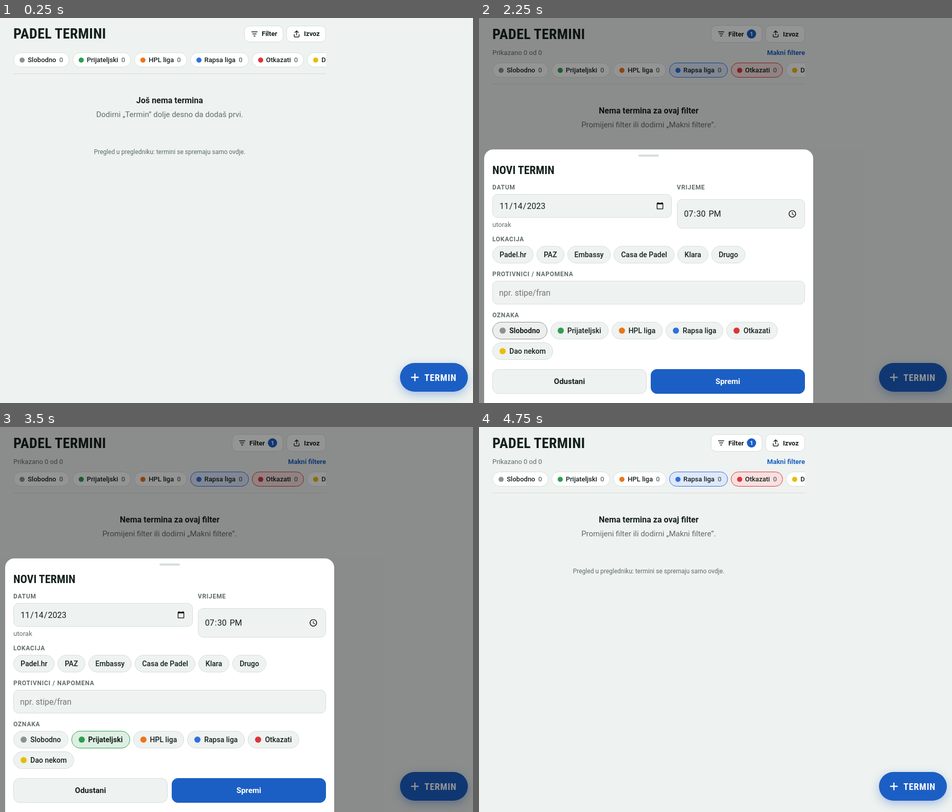
Above: before the commit, frames 1-4 (two rows, left to right).
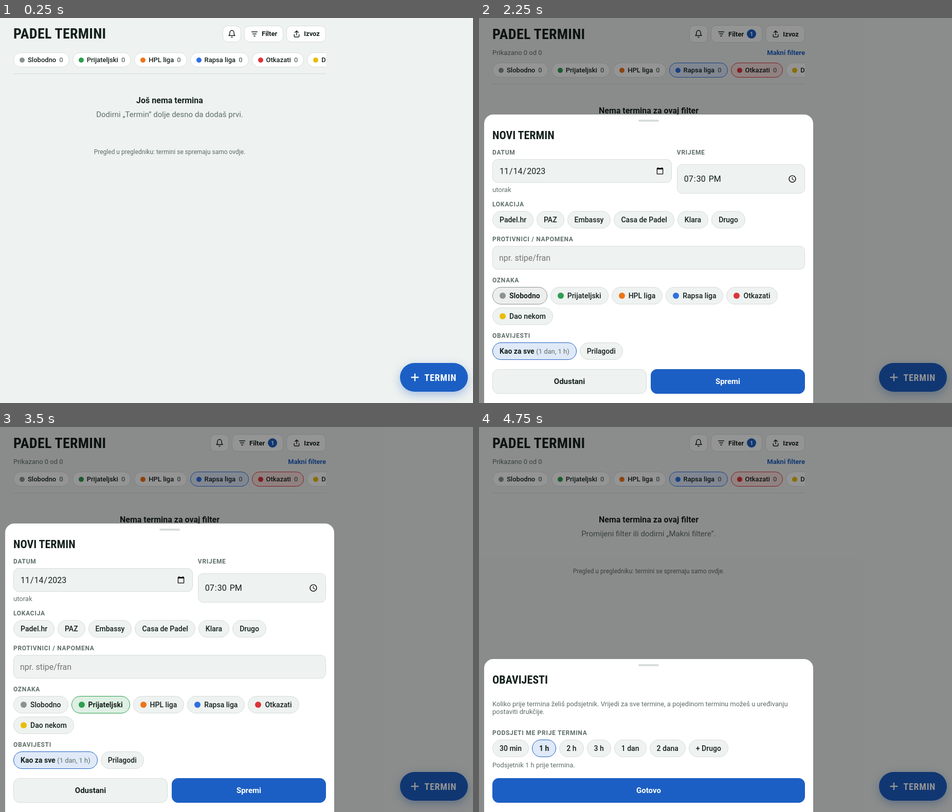
Above: after the commit, the same moments.

Repository: Njamic-27/PadelPlay
Game: browser game, page app/src/main/assets/index.html
Same seed, same stepped clock (60 frames per second), same inputs: the game is played once before the commit and once after it.
Inputs (mouse positions are in pixels of both pictures, inside the frame that each line leads up to):
- Up to frame 1 (0.25 s): no input
- Up to frame 2 (2.25 s): click "Rapsa liga 0" at 1.27 s; click "Otkazati 0" at 1.87 s; click "TERMIN" at 2.02 s
- Up to frame 3 (3.5 s): click "Rapsa liga" at 2.47 s; tap Enter at 2.52 s; click "Prijateljski" at 3.07 s
- Up to frame 4 (4.75 s): tap Escape at 3.52 s; click (696, 442) at 3.67 s, where only the run after the commit has a clickable "Obavijesti"; click (649, 750) at 4.27 s; click (630, 746) at 4.52 s, where only the run after the commit has a clickable "1 dan"

The runs differ from the first frame. In frame 1, less than 0.1% of the frame differs, in the area x 48-50%, y 3-6%; in frame 2, 10%; in frame 3, 11%; in frame 4, 77%, in the area x 0-100%, y 0-100%.

Commit message:
Obavijesti: biranje vremena podsjetnika (zajednicko i po terminu), poruke po vrsti termina

Diff:
--- a/app/src/main/assets/index.html
+++ b/app/src/main/assets/index.html
@@ -105,6 +105,19 @@
 .btn.danger{color:var(--crvena);flex:0 0 auto}
 .btn.danger.armed{background:var(--crvena);border-color:var(--crvena);color:#fff;flex:1}
 .err{color:var(--crvena);font-size:13px}
+.tool.icon{padding:7px 9px}
+.opt.x::after{content:"×";margin-left:6px;color:var(--muted);font-weight:400}
+.opt .sub{color:var(--muted);font-weight:400;font-size:13px}
+.custom{display:flex;gap:8px;align-items:flex-end;flex-wrap:wrap;margin-top:8px}
+.custom label{display:grid;gap:4px;font-size:12px;font-weight:600;letter-spacing:.06em;text-transform:uppercase;color:var(--muted)}
+.custom input{width:84px;border:1px solid var(--line);background:var(--bg);border-radius:10px;padding:10px 12px;font-size:16px;min-height:46px}
+.custom .btn{flex:0 0 auto;min-height:46px}
+.hint{font-size:13px;color:var(--muted);margin:8px 0 0}
+.rem{display:inline-flex;align-items:center;gap:3px}
+.rem svg{width:12px;height:12px}
+.ovr{display:flex;gap:10px;align-items:center;justify-content:space-between;background:var(--bg);border-radius:10px;padding:10px 12px;font-size:13px}
+.ovr button{flex:none;border:1px solid var(--line);background:var(--surface);border-radius:8px;font-weight:600;padding:8px 12px}
+.ovr button.armed{background:var(--crvena);border-color:var(--crvena);color:#fff}
 @media (prefers-reduced-motion:no-preference){.sheet{animation:up .18s ease-out}@keyframes up{from{transform:translateY(30px);opacity:.6}}}
 </style>
 </head>
@@ -113,6 +126,7 @@
   <header>
     <div class="top"><h1>Padel termini</h1>
       <div class="tools">
+        <button type="button" class="tool icon" id="remBtn" aria-label="Obavijesti"><svg viewBox="0 0 24 24" fill="none" stroke="currentColor" stroke-width="2.2" stroke-linecap="round" stroke-linejoin="round"><path d="M6 8a6 6 0 0 1 12 0c0 7 3 9 3 9H3s3-2 3-9M10.3 21a1.94 1.94 0 0 0 3.4 0"/></svg></button>
         <button type="button" class="tool" id="filterBtn" aria-label="Filteri"><svg viewBox="0 0 24 24" fill="none" stroke="currentColor" stroke-width="2.2" stroke-linecap="round"><path d="M4 6h16M7 12h10M10 18h4"/></svg>Filter<span class="badge" id="filterBadge" hidden></span></button>
         <button type="button" class="tool" id="exportBtn"><svg viewBox="0 0 24 24" fill="none" stroke="currentColor" stroke-width="2.2" stroke-linecap="round" stroke-linejoin="round"><path d="M12 15V3M7 8l5-5 5 5M5 14v5a2 2 0 0 0 2 2h10a2 2 0 0 0 2-2v-5"/></svg>Izvoz</button>
       </div></div>
@@ -139,6 +153,12 @@
       <input type="text" id="fLocOther" placeholder="Upiši lokaciju" hidden></div>
     <div class="f"><label for="fWho">Protivnici / napomena</label><input type="text" id="fWho" placeholder="npr. stipe/fran" autocomplete="off"></div>
     <div class="f"><span class="lbl" id="tagLbl">Oznaka</span><div class="opts" role="radiogroup" aria-labelledby="tagLbl" id="fTags"></div></div>
+    <div class="f"><span class="lbl" id="remLbl">Obavijesti</span>
+      <div class="opts" role="radiogroup" aria-labelledby="remLbl" id="fRemMode">
+        <button type="button" class="opt" role="radio" data-v="all">Kao za sve <span class="sub" id="fRemAll"></span></button>
+        <button type="button" class="opt" role="radio" data-v="own">Prilagodi</button>
+      </div>
+      <div id="fRemPick" hidden></div></div>
     <p class="err" id="fErr" hidden></p>
     <div class="actions">
       <button type="button" class="btn danger" id="delBtn" hidden>Obriši</button>
@@ -180,6 +200,17 @@
   </div>
 </div>
 
+<div class="scrim" id="rScrim" hidden>
+  <div class="sheet" role="dialog" aria-modal="true" aria-labelledby="rTitle">
+    <div class="grab"></div>
+    <h2 id="rTitle">Obavijesti</h2>
+    <p class="ok">Koliko prije termina želiš podsjetnik. Vrijedi za sve termine, a pojedinom terminu možeš u uređivanju postaviti drukčije.</p>
+    <div class="f"><span class="lbl">Podsjeti me prije termina</span><div id="rPick"></div></div>
+    <div class="ovr" id="rOv" hidden><span id="rOvText"></span><button type="button" id="rOvReset">Vrati na zajedničko</button></div>
+    <div class="actions"><button type="button" class="btn primary" id="rDone">Gotovo</button></div>
+  </div>
+</div>
+
 <script>
 (function(){
 // k = ključ spremljen u podacima (ne mijenjati zbog postojećih termina), c = boja
@@ -197,7 +228,61 @@
 const tagOf=k=>TAGS.find(t=>t.k===k)||TAGS[0];
 const $=id=>document.getElementById(id);
 
-let items=[];        // {id,date,time,loc,who,tag}
+/* ---------- reminder leads (minutes before a termin) ---------- */
+const PRESETS=[30,60,120,180,1440,2880];
+const DEFAULT_REM=[1440,60];
+const MAX_LEAD=30*1440;
+const BELL_SM=`<svg viewBox="0 0 24 24" fill="none" stroke="currentColor" stroke-width="2.4" stroke-linecap="round" stroke-linejoin="round" aria-hidden="true"><path d="M6 8a6 6 0 0 1 12 0c0 7 3 9 3 9H3s3-2 3-9M10.3 21a1.94 1.94 0 0 0 3.4 0"/></svg>`;
+const sortLeads=v=>[...new Set(v)].sort((a,b)=>b-a);
+function fmtLead(m){
+  const d=Math.floor(m/1440),h=Math.floor(m%1440/60),n=m%60,p=[];
+  if(d)p.push(d===1?"1 dan":d+" dana");if(h)p.push(h+" h");if(n)p.push(n+" min");
+  return p.join(" ");
+}
+const fmtShort=v=>v.length?sortLeads(v).map(fmtLead).join(", "):"bez obavijesti";
+// Chips for presets + own values, and a "+ Drugo" row for days/hours
+function remPicker(host,get,set,label){
+  let open=false;
+  function draw(){
+    const vals=get();host.textContent="";
+    const o=document.createElement("div");o.className="opts";o.setAttribute("role","group");o.setAttribute("aria-label",label);
+    [...new Set([...PRESETS,...vals])].sort((a,b)=>a-b).forEach(m=>{
+      const own=!PRESETS.includes(m),on=vals.includes(m);
+      const b=document.createElement("button");b.type="button";b.className="opt"+(own?" x":"");
+      b.setAttribute("role","checkbox");b.setAttribute("aria-checked",on?"true":"false");
+      b.textContent=fmtLead(m);if(own)b.setAttribute("aria-label",fmtLead(m)+" prije, ukloni");
+      b.onclick=()=>{set(on?vals.filter(v=>v!==m):sortLeads([...vals,m]));draw()};
+      o.appendChild(b);
+    });
+    const more=document.createElement("button");more.type="button";more.className="opt";
+    more.textContent=open?"Zatvori":"+ Drugo";more.setAttribute("aria-expanded",open?"true":"false");
+    more.onclick=()=>{open=!open;draw();if(open)host.querySelector("input").focus()};
+    o.appendChild(more);host.appendChild(o);
+    if(open){
+      const c=document.createElement("div");c.className="custom";
+      c.innerHTML=`<label>Dana<input type="number" inputmode="numeric" min="0" max="30" placeholder="0"></label><label>Sati<input type="number" inputmode="numeric" min="0" placeholder="0"></label><button type="button" class="btn">Dodaj</button>`;
+      const [di,hi]=c.querySelectorAll("input");
+      const err=document.createElement("p");err.className="err";err.hidden=true;
+      const add=()=>{
+        const d=Math.floor(Number(di.value)||0),h=Math.floor(Number(hi.value)||0),m=d*1440+h*60;
+        if(d<0||h<0||m<=0){err.textContent="Upiši barem 1 sat ili 1 dan.";err.hidden=false;return}
+        if(m>MAX_LEAD){err.textContent="Najviše 30 dana prije.";err.hidden=false;return}
+        if(!vals.includes(m))set(sortLeads([...vals,m]));
+        open=false;draw();
+      };
+      c.querySelector("button").onclick=add;
+      c.addEventListener("keydown",e=>{if(e.key==="Enter"){e.preventDefault();add()}});
+      host.appendChild(c);host.appendChild(err);
+    }
+    const hint=document.createElement("p");hint.className="hint";
+    hint.textContent=vals.length?`Podsjetnik ${fmtShort(vals)} prije termina.`:"Bez obavijesti.";
+    host.appendChild(hint);
+  }
+  return{draw,reset(){open=false}};
+}
+
+let items=[];        // {id,date,time,loc,who,tag,rem?}  rem = vlastite obavijesti (minute prije), bez rem = zajedničke
+let remAll=[...DEFAULT_REM];
 let tagSet=new Set(), locSet=new Set(), dFrom="", dTo="", showPast=false, loaded=false;
 const NOLOC="__none";
 let store=null;      // db collection or local fallback
@@ -271,6 +356,7 @@
     const meta=r.querySelector(".meta");
     if(i.loc){const s=document.createElement("span");s.className="loc";s.textContent=i.loc;meta.appendChild(s)}
     const tg=document.createElement("span");tg.className="tag";tg.textContent=t.label;meta.appendChild(tg);
+    if(Array.isArray(i.rem)){const s=document.createElement("span");s.className="rem";s.innerHTML=BELL_SM;s.append(fmtShort(i.rem));meta.appendChild(s)}
     r.setAttribute("aria-label",`${DAYS_FULL[d.getDay()]} ${dm(d)} ${i.time||""} ${i.loc||""} ${i.who||""}, ${t.label}. Uredi`);
     r.onclick=()=>openForm(i);
     list.appendChild(r);
@@ -349,6 +435,15 @@
 /* ---------- form ---------- */
 let editing=null, fLoc="", fTag="plavo", delArmed=false;
 let draft=null;      // zapamćen unos novog termina nakon zatvaranja povlačenjem
+let fRem=null;       // null = kao za sve, polje = vlastite obavijesti
+const formPicker=remPicker($("fRemPick"),()=>fRem||[],v=>{fRem=v},"Obavijesti za ovaj termin");
+function syncRem(){
+  $("fRemAll").textContent=`(${fmtShort(remAll)})`;
+  $("fRemMode").querySelectorAll(".opt").forEach(b=>b.setAttribute("aria-checked",(b.dataset.v==="own")===(fRem!==null)?"true":"false"));
+  $("fRemPick").hidden=fRem===null;
+  if(fRem!==null)formPicker.draw();
+}
+$("fRemMode").querySelectorAll(".opt").forEach(b=>b.onclick=()=>{fRem=b.dataset.v==="own"?(fRem||[...remAll]):null;syncRem()});
 function buildOpts(){
   const L=$("fLocs");L.textContent="";
   [...LOCS,"Drugo"].forEach(name=>{
@@ -386,8 +481,9 @@
   const d=item?null:draft;
   if(d){
     $("fDate").value=d.date;$("fTime").value=d.time;fLoc=d.loc;
-    $("fLocOther").value=d.locOther;$("fWho").value=d.who;fTag=d.tag;
+    $("fLocOther").value=d.locOther;$("fWho").value=d.who;fTag=d.tag;fRem=d.rem;
   }else{
+    fRem=item&&Array.isArray(item.rem)?[...item.rem]:null;
     $("fDate").value=item?item.date:todayISO();
     $("fTime").value=item?(item.time||""):"19:30";
     fLoc=item?(item.loc||""):"";
@@ -397,11 +493,11 @@
   }
   $("delBtn").hidden=!item;$("delBtn").classList.remove("armed");$("delBtn").textContent="Obriši";
   $("fErr").hidden=true;
-  showDay();syncOpts();
+  showDay();syncOpts();formPicker.reset();syncRem();
   $("scrim").hidden=false;
 }
 function closeForm(){$("scrim").hidden=true;editing=null}
-function readForm(){return{date:$("fDate").value,time:$("fTime").value,loc:fLoc,locOther:$("fLocOther").value,who:$("fWho").value,tag:fTag}}
+function readForm(){return{date:$("fDate").value,time:$("fTime").value,loc:fLoc,locOther:$("fLocOther").value,who:$("fWho").value,tag:fTag,rem:fRem?[...fRem]:null}}
 // Povlačenje dolje / tap izvan / natrag: zatvori, ali zapamti unos novog termina
 function dismissForm(){if(!editing)draft=readForm();closeForm()}
 // Odustani: zatvori i zaboravi unos
@@ -409,7 +505,7 @@
 $("addBtn").onclick=()=>openForm(null);
 $("cancelBtn").onclick=cancelForm;
 $("scrim").addEventListener("click",e=>{if(e.target===$("scrim"))dismissForm()});
-document.addEventListener("keydown",e=>{if(e.key!=="Escape")return;if(!$("scrim").hidden)dismissForm();$("fScrim").hidden=true;$("eScrim").hidden=true});
+document.addEventListener("keydown",e=>{if(e.key!=="Escape")return;if(!$("scrim").hidden)dismissForm();$("fScrim").hidden=true;$("eScrim").hidden=true;$("rScrim").hidden=true});
 function fail(msg){$("fErr").textContent=msg;$("fErr").hidden=false}
 $("form").addEventListener("submit",async e=>{
   e.preventDefault();
@@ -419,6 +515,7 @@
   let loc=fLoc;
   if(loc&&!LOCS.includes(loc))loc=$("fLocOther").value.trim();
   const data={date,time:$("fTime").value||"",loc:loc||"",who:$("fWho").value.trim(),tag:fTag};
+  if(fRem!==null)data.rem=sortLeads(fRem);
   try{
     if(editing)await store.save(editing.id,data);else{await store.add(data);draft=null}
     closeForm();
@@ -433,22 +530,30 @@
 function localStore(){
   const read=()=>{try{return JSON.parse(localStorage.getItem(LS)||"[]")}catch(e){return[]}};
   const write=a=>{try{localStorage.setItem(LS,JSON.stringify(a))}catch(e){}};
+  const getRem=()=>{try{const v=JSON.parse(localStorage.getItem(LS+"-rem"));return Array.isArray(v)?v:[...DEFAULT_REM]}catch(e){return[...DEFAULT_REM]}};
+  const setRem=v=>{try{localStorage.setItem(LS+"-rem",JSON.stringify(v))}catch(e){}};
   const sync=()=>{const a=read(),t=todayISO(),k=a.filter(i=>i.date>=t);if(k.length!==a.length)write(k);items=k;loaded=true;render()};
   return{
     add:async d=>{const a=read();a.push({...d,id:"l"+Date.now().toString(36)});write(a);sync()},
     save:async(id,d)=>{write(read().map(i=>i.id===id?{...d,id}:i));sync()},
     remove:async id=>{write(read().filter(i=>i.id!==id));sync()},
+    getRem,setRem,
+    clearRem:async()=>{write(read().map(({rem,...i})=>i));sync()},
     start:sync
   };
 }
 function nativeStore(){
   const read=()=>{try{return JSON.parse(window.Android.load())||[]}catch(e){return[]}};
   const write=a=>window.Android.save(JSON.stringify(a));
+  const getRem=()=>{try{const v=JSON.parse(window.Android.getReminders());return Array.isArray(v)?v:[...DEFAULT_REM]}catch(e){return[...DEFAULT_REM]}};
+  const setRem=v=>window.Android.setReminders(JSON.stringify(v));
   const sync=()=>{const a=read(),t=todayISO(),k=a.filter(i=>i.date>=t);if(k.length!==a.length)write(k);items=k;loaded=true;render()};
   return{
     add:async d=>{const a=read();a.push({...d,id:"l"+Date.now().toString(36)});write(a);sync()},
     save:async(id,d)=>{write(read().map(i=>i.id===id?{...d,id}:i));sync()},
     remove:async id=>{write(read().filter(i=>i.id!==id));sync()},
+    getRem,setRem,
+    clearRem:async()=>{write(read().map(({rem,...i})=>i));sync()},
     start:sync
   };
 }
@@ -459,7 +564,25 @@
 }
 $("notifBtn").onclick=()=>window.Android&&window.Android.openNotificationSettings();
 window.onAppResume=()=>{checkNotif();if(loaded&&$("scrim").hidden)render()};
-window.handleBack=()=>{if(!$("scrim").hidden){dismissForm();return true}if(!$("fScrim").hidden){$("fScrim").hidden=true;return true}if(!$("eScrim").hidden){$("eScrim").hidden=true;return true}return false};
+window.handleBack=()=>{if(!$("scrim").hidden){dismissForm();return true}if(!$("fScrim").hidden){$("fScrim").hidden=true;return true}if(!$("eScrim").hidden){$("eScrim").hidden=true;return true}if(!$("rScrim").hidden){$("rScrim").hidden=true;return true}return false};
+
+/* ---------- shared reminder settings ---------- */
+const setPicker=remPicker($("rPick"),()=>remAll,v=>{remAll=v;store&&store.setRem(v)},"Zajedničke obavijesti");
+let ovArmed=false;
+function syncOv(){
+  const n=items.filter(i=>Array.isArray(i.rem)).length;
+  $("rOv").hidden=!n;
+  $("rOvText").textContent=`Vlastite obavijesti ima ${n} ${n===1?"termin":"termina"}.`;
+  $("rOvReset").classList.toggle("armed",ovArmed);
+  $("rOvReset").textContent=ovArmed?"Sigurno vrati":"Vrati na zajedničko";
+}
+$("remBtn").onclick=()=>{ovArmed=false;setPicker.reset();setPicker.draw();syncOv();$("rScrim").hidden=false};
+$("rDone").onclick=()=>{$("rScrim").hidden=true};
+$("rScrim").addEventListener("click",e=>{if(e.target===$("rScrim"))$("rScrim").hidden=true});
+$("rOvReset").onclick=async()=>{
+  if(!ovArmed){ovArmed=true;syncOv();return}
+  ovArmed=false;await store.clearRem();syncOv();
+};
 
 /* ---------- swipe down to close ---------- */
 function swipeToClose(scrim,onClose){
@@ -506,10 +629,12 @@
 swipeToClose($("scrim"),dismissForm);
 swipeToClose($("fScrim"),()=>{$("fScrim").hidden=true});
 swipeToClose($("eScrim"),()=>{$("eScrim").hidden=true});
+swipeToClose($("rScrim"),()=>{$("rScrim").hidden=true});
 
 buildOpts();render();
 if(window.Android){store=nativeStore();checkNotif()}
 else{store=localStore();note("Pregled u pregledniku: termini se spremaju samo ovdje.")}
+remAll=store.getRem();
 store.start();
 })();
 </script>
Not shown, changed: app/src/main/java/hr/padel/termini/MainActivity.java
Not shown, changed: app/src/main/java/hr/padel/termini/Scheduler.java
Not shown, changed: app/src/main/java/hr/padel/termini/Storage.java
